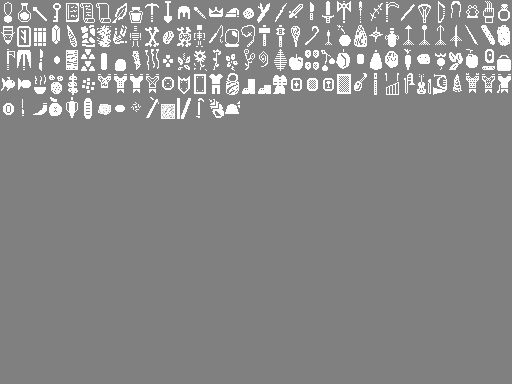
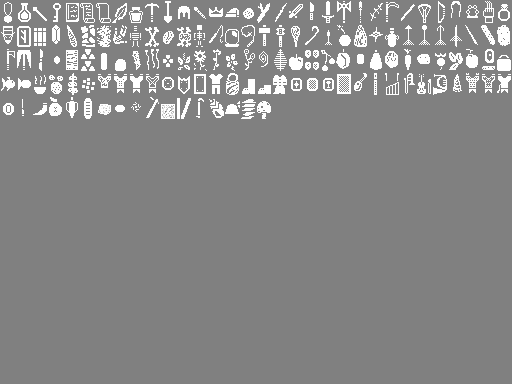
The second 512×384 image is a revision of the first. Changes to its layers:
painted on "Background" over 19, 6, 271, 119
